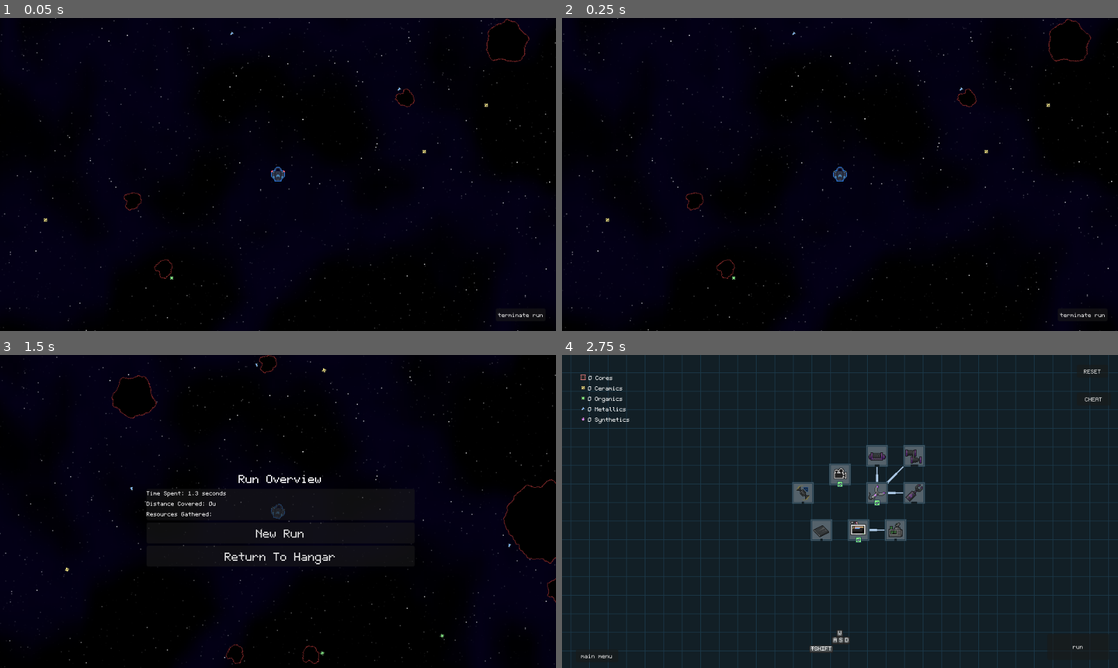
Above: before the commit, frames 1-4 (two rows, left to right).
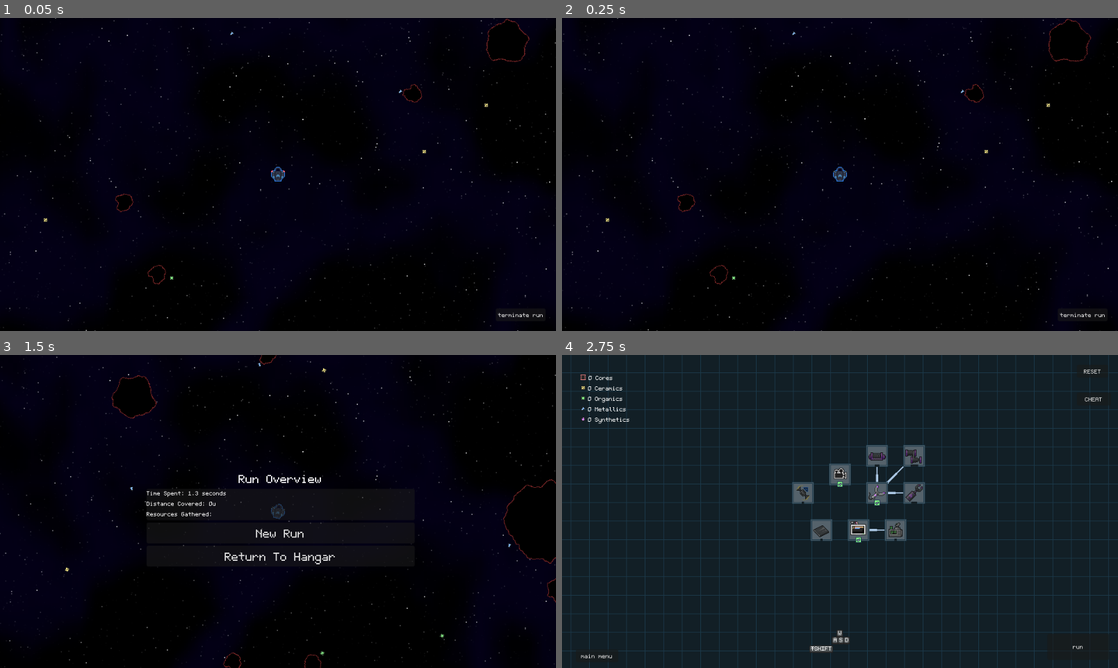
Above: after the commit, the same moments.

Repository: A5TR0spud/asterdrift_redshift
Game: Godot game, scene res://Scenes/World/World.tscn
The game is run twice, just before and just after one commit, with the same random seed, the same clock (stepped at 60 frames per second) and the same inputs. This scene is started directly instead of the project's main scene.
Inputs (mouse positions are in pixels of both pictures, inside the frame that each line leads up to):
- Up to frame 1 (0.05 s): no input
- Up to frame 2 (0.25 s): no input
- Up to frame 3 (1.5 s): move the mouse to (400, 495) at 0.52 s; hold E (strafe right) 0.53-1.25 s; hold Shift (boost) 0.53-1.25 s; click "terminate run" at 1.25 s
- Up to frame 4 (2.75 s): click "Return To Hangar" at 2 s

The runs differ from the first frame. In frame 1, 0.2% of the frame differs, in the area x 20-76%, y 21-86%; in frame 2, 0.2%; in frame 3, 0.2%; in frame 4, nothing differs.

Commit message:
WIP Station

Diff:
--- a/Scenes/Garage/Garage.tscn
+++ b/Scenes/Garage/Garage.tscn
@@ -390,9 +390,6 @@
 [node name="Outline" parent="Player/ShipVisuals" index="4"]
 modulate = Color(0.2, 0.545098, 1, 1)
 
-[node name="Blinkers" parent="Player/ShipVisuals" index="5"]
-self_modulate = Color(1, 0, 0, 1)
-
 [node name="ArmSprite" parent="Player/Manipulator/BaseSprite" index="0"]
 self_modulate = Color(0.211765, 0.239216, 0.321569, 1)
 
--- a/Scenes/Hangar/hangar.tscn
+++ b/Scenes/Hangar/hangar.tscn
@@ -68,6 +68,7 @@
 [ext_resource type="Texture2D" uid="uid://c6ij8htsqiq6t" path="res://Assets/Hangar/Upgrades/BERTHA.png" id="48_h3qmq"]
 [ext_resource type="Texture2D" uid="uid://b5f6s2l1gbwj1" path="res://Assets/Hangar/Upgrades/SplitBay.png" id="49_05lkl"]
 [ext_resource type="Texture2D" uid="uid://cuj3o7e7acbec" path="res://Assets/Hangar/Upgrades/Hydroponics.png" id="49_ygbwp"]
+[ext_resource type="Texture2D" uid="uid://c7eg2xak1fh20" path="res://Assets/Hangar/Upgrades/MassDriver.png" id="50_emct2"]
 [ext_resource type="Texture2D" uid="uid://dij5wogx1t380" path="res://Assets/Hangar/Upgrades/Processor.png" id="52_8wr0w"]
 [ext_resource type="Texture2D" uid="uid://d2bgho5pxcpjj" path="res://Assets/Hangar/Upgrades/CursorOverride.png" id="53_3ch7m"]
 [ext_resource type="Texture2D" uid="uid://cc5r121ta6sp3" path="res://Assets/Hangar/Upgrades/Combustor.png" id="53_hxchu"]
@@ -90,6 +91,7 @@
 [ext_resource type="Texture2D" uid="uid://bh25gstmcr01g" path="res://Assets/Hangar/Upgrades/SwiftAssembler.png" id="76_1obe8"]
 [ext_resource type="Texture2D" uid="uid://cld13ua4o7qj1" path="res://Assets/Hangar/Upgrades/CoreForge.png" id="76_awfuo"]
 [ext_resource type="Texture2D" uid="uid://cdn0o53tq707s" path="res://Assets/Hangar/Upgrades/Press.png" id="77_x60do"]
+[ext_resource type="Texture2D" uid="uid://ckfhwuum7la0y" path="res://Assets/Hangar/Upgrades/BorealisStation.png" id="91_xsyma"]
 
 [sub_resource type="Resource" id="Resource_cv8oa"]
 resource_local_to_scene = true
@@ -436,6 +438,15 @@
 Organics = 20
 Components = 0
 
+[sub_resource type="Resource" id="Resource_qlukr"]
+resource_local_to_scene = true
+script = ExtResource("4_fiej8")
+Metals = 0
+Ceramics = 0
+Synthetics = 64
+Organics = 0
+Components = 0
+
 [sub_resource type="Resource" id="Resource_cber5"]
 resource_local_to_scene = true
 script = ExtResource("4_fiej8")
@@ -813,6 +824,15 @@
 Synthetics = 0
 Organics = 1
 Components = 0
+
+[sub_resource type="Resource" id="Resource_cv1xp"]
+resource_local_to_scene = true
+script = ExtResource("4_fiej8")
+Metals = 128
+Ceramics = 128
+Synthetics = 128
+Organics = 128
+Components = 4
 
 [node name="Hangar" type="Node2D"]
 script = ExtResource("1_pl6hy")
@@ -1395,6 +1415,18 @@
 SPRITE = ExtResource("49_05lkl")
 PARENT_UPGRADE = NodePath("../BiggerBay")
 Cost = SubResource("Resource_5sb37")
+
+[node name="MassDriver" parent="Camera2D/TechTree/TopRight" node_paths=PackedStringArray("PARENT_UPGRADE", "REQUIRED_UPGRADES") instance=ExtResource("4_r883k")]
+position = Vector2(384, -80)
+NAME = "Mass Driver"
+DESCRIPTION = "Whenever a resource reaches its cap,
+launches a package carrying the bay
+resources of that type to the station."
+INTERNAL_NAME = "MassDriver"
+SPRITE = ExtResource("50_emct2")
+PARENT_UPGRADE = NodePath("../SplitBay")
+REQUIRED_UPGRADES = [NodePath("../../BottomRight/Station")]
+Cost = SubResource("Resource_qlukr")
 
 [node name="BottomLeft" type="Node2D" parent="Camera2D/TechTree"]
 
@@ -1918,6 +1950,16 @@
 PRE_BOUGHT = true
 Cost = SubResource("Resource_qruf7")
 
+[node name="Station" parent="Camera2D/TechTree/BottomRight" node_paths=PackedStringArray("PARENT_UPGRADE") instance=ExtResource("4_r883k")]
+position = Vector2(96, 96)
+NAME = "Borealis Station"
+DESCRIPTION = "Deploy a protective station at run start.
+Doesn't do a whole lot on its own."
+INTERNAL_NAME = "Borealis"
+SPRITE = ExtResource("91_xsyma")
+PARENT_UPGRADE = NodePath("../LookAhead")
+Cost = SubResource("Resource_cv1xp")
+
 [connection signal="pressed" from="CanvasLayer/Control/run" to="CanvasLayer/Control" method="_on_run_pressed"]
 [connection signal="pressed" from="CanvasLayer/Control/main menu" to="CanvasLayer/Control" method="_on_main_menu_pressed"]
 [connection signal="pressed" from="CanvasLayer/Control/RESET" to="Camera2D/TechTree" method="_on_reset_pressed"]
--- a/Scenes/Menus/options.gd
+++ b/Scenes/Menus/options.gd
@@ -46,10 +46,12 @@
 	var i: int = 2
 	var fakeSize: Vector2 = newSize
 	while fakeSize.x > 1280:
+		@warning_ignore("integer_division")
 		fakeSize.x = newSize.x / i
 		i += 1
 	i = 2
 	while fakeSize.y > 720:
+		@warning_ignore("integer_division")
 		fakeSize.y = newSize.y / i
 		i += 1
 	newSize = fakeSize
--- a/Scenes/Player/Player.tscn
+++ b/Scenes/Player/Player.tscn
@@ -196,6 +196,7 @@
 rotation = -1.5708
 disable_mode = 2
 collision_layer = 2
+collision_mask = 3
 collision_priority = 2.0
 can_sleep = false
 continuous_cd = 2
--- a/Scenes/Player/player.gd
+++ b/Scenes/Player/player.gd
@@ -184,12 +184,12 @@
 
 
 		if Input.is_action_pressed("boost") && UpgradesManager.Load("Booster") > 0:
-			_BonusMaxSpeedFromBoost += 64 * delta
+			_BonusMaxSpeedFromBoost += 128.0 * delta
 			if _BonusMaxSpeedFromBoost > 192:
 				_BonusMaxSpeedFromBoost = 192
 			apply_force(Vector2(128, 0).rotated(rotation))
 		elif _BonusMaxSpeedFromBoost > 0:
-			_BonusMaxSpeedFromBoost -= 64 * delta
+			_BonusMaxSpeedFromBoost -= 128.0 * delta
 			if _BonusMaxSpeedFromBoost < 0:
 				_BonusMaxSpeedFromBoost = 0
 
--- a/Scenes/World/Decoration/asteroid.gd
+++ b/Scenes/World/Decoration/asteroid.gd
@@ -7,6 +7,7 @@
 		return SIZE
 	set(value):
 		SIZE = clampi(value, 1, 12)
+		Radius = 8 + SIZE * 7
 		if is_node_ready():
 			_reload()
 
--- a/Scenes/World/Decoration/asteroid.tscn
+++ b/Scenes/World/Decoration/asteroid.tscn
@@ -39,12 +39,11 @@
 damping_max = 2.0
 damping_curve = SubResource("CurveTexture_d5t0r")
 
-[sub_resource type="CircleShape2D" id="CircleShape2D_cay7h"]
+[sub_resource type="CircleShape2D" id="CircleShape2D_0kvfy"]
 radius = 43.0
 
 [node name="Asteroid" type="RigidBody2D"]
-collision_layer = 53
-collision_mask = 7
+collision_mask = 15
 input_pickable = true
 mass = 140.0
 gravity_scale = 0.0
--- a/Scenes/World/World.tscn
+++ b/Scenes/World/World.tscn
@@ -1,10 +1,14 @@
-[gd_scene load_steps=53 format=3 uid="uid://depkd23s70wtg"]
+[gd_scene load_steps=58 format=3 uid="uid://depkd23s70wtg"]
 
 [ext_resource type="Script" path="res://Scenes/World/world.gd" id="1_1esw0"]
 [ext_resource type="PackedScene" uid="uid://dkounxxjgekmy" path="res://Scenes/Player/Player.tscn" id="1_83k77"]
+[ext_resource type="Script" path="res://Scenes/World/station.gd" id="3_a1u38"]
+[ext_resource type="Texture2D" uid="uid://bcedmvoa4i0lx" path="res://Assets/Ships/Station/Station.png" id="3_ag1d4"]
 [ext_resource type="Script" path="res://Scenes/Player/camera.gd" id="3_jlwng"]
+[ext_resource type="Script" path="res://Scenes/World/station_sprite.gd" id="4_7rpfa"]
 [ext_resource type="PackedScene" uid="uid://dl5fg1ej0bimi" path="res://Scenes/Utilities/ResourceScore/resource_counter.tscn" id="5_op3xx"]
 [ext_resource type="Script" path="res://Scenes/World/stats_panel.gd" id="5_ukl6o"]
+[ext_resource type="Texture2D" uid="uid://dq86rb3g5ph65" path="res://Assets/Ships/Station/MassDriverReceiver.png" id="6_0k340"]
 [ext_resource type="Shader" path="res://Shaders/SweepRotateUV.gdshader" id="7_7w45e"]
 [ext_resource type="Script" path="res://Statics/Materials.gd" id="7_m8q4m"]
 [ext_resource type="Shader" uid="uid://chvdu88j36ex3" path="res://Shaders/StarryNight.tres" id="8_17e2r"]
@@ -20,6 +24,9 @@
 [ext_resource type="Script" path="res://Scenes/World/notifactions_manager.gd" id="16_0jwnj"]
 [ext_resource type="FontFile" uid="uid://bj06oub24ay2o" path="res://Assets/Font/Aster.ttf" id="18_daekn"]
 
+[sub_resource type="CircleShape2D" id="CircleShape2D_5h2dj"]
+radius = 256.0
+
 [sub_resource type="ShaderMaterial" id="ShaderMaterial_jbiqx"]
 shader = ExtResource("8_17e2r")
 shader_parameter/SpeedScaling = Vector2(1, 1)
@@ -158,10 +165,12 @@
 expand_margin_top = 1.0
 expand_margin_bottom = 2.0
 
-[sub_resource type="StyleBoxEmpty" id="StyleBoxEmpty_5gh0c"]
+[sub_resource type="StyleBoxEmpty" id="StyleBoxEmpty_ymerp"]
 
 [sub_resource type="StyleBoxFlat" id="StyleBoxFlat_goukx"]
 bg_color = Color(0.878431, 0.541176, 1, 1)
+border_width_right = 1
+border_color = Color(0.486275, 0.219608, 0.760784, 1)
 expand_margin_top = 1.0
 expand_margin_bottom = 2.0
 anti_aliasing = false
@@ -169,25 +178,27 @@
 [sub_resource type="StyleBoxFlat" id="StyleBoxFlat_67r75"]
 bg_color = Color(0.541176, 0.760784, 1, 1)
 border_width_right = 1
-border_color = Color(0, 0, 0, 0.498039)
+border_color = Color(0.239216, 0.458824, 0.815686, 1)
 corner_detail = 1
 expand_margin_top = 1.0
 expand_margin_bottom = 2.0
 anti_aliasing = false
 
 [sub_resource type="StyleBoxFlat" id="StyleBoxFlat_avs6u"]
+content_margin_right = 0.0
 bg_color = Color(0.541176, 1, 0.545098, 1)
 border_width_right = 1
-border_color = Color(0, 0, 0, 0.498039)
+border_color = Color(0.0705882, 0.509804, 0.192157, 1)
 corner_detail = 1
 expand_margin_top = 1.0
 expand_margin_bottom = 2.0
 anti_aliasing = false
 
 [sub_resource type="StyleBoxFlat" id="StyleBoxFlat_55734"]
+content_margin_right = 0.0
 bg_color = Color(1, 0.941176, 0.541176, 1)
 border_width_right = 1
-border_color = Color(0, 0, 0, 0.498039)
+border_color = Color(0.85098, 0.45098, 0.415686, 1)
 corner_detail = 1
 expand_margin_top = 1.0
 expand_margin_bottom = 2.0
@@ -219,6 +230,28 @@
 Cores = 1
 InitialAsteroids = 720
 InitialComets = 0
+
+[node name="Station" type="StaticBody2D" parent="DecorationSpawner"]
+z_index = -4096
+z_as_relative = false
+collision_layer = 8
+collision_mask = 0
+constant_angular_velocity = 0.10472
+script = ExtResource("3_a1u38")
+
+[node name="CollisionShape2D" type="CollisionShape2D" parent="DecorationSpawner/Station"]
+shape = SubResource("CircleShape2D_5h2dj")
+debug_color = Color(0, 0.6, 0.701961, 0)
+
+[node name="StationSprite" type="Sprite2D" parent="DecorationSpawner/Station"]
+texture = ExtResource("3_ag1d4")
+script = ExtResource("4_7rpfa")
+
+[node name="MassDriver" type="Node2D" parent="DecorationSpawner/Station/StationSprite"]
+position = Vector2(-250, 0)
+
+[node name="MassDriverSprite" type="Sprite2D" parent="DecorationSpawner/Station/StationSprite/MassDriver"]
+texture = ExtResource("6_0k340")
 
 [node name="Player" parent="." instance=ExtResource("1_83k77")]
 z_index = 100
@@ -579,30 +612,38 @@
 
 [node name="SynthCap" type="ProgressBar" parent="CanvasLayer/Control/Resources/Inventory/Run/Caps"]
 layout_mode = 2
-theme_override_styles/background = SubResource("StyleBoxEmpty_5gh0c")
+theme_override_styles/background = SubResource("StyleBoxEmpty_ymerp")
 theme_override_styles/fill = SubResource("StyleBoxFlat_goukx")
-value = 60.66
+max_value = 4.0
+step = 1.0
+value = 4.0
 show_percentage = false
 
 [node name="MetalCap" type="ProgressBar" parent="CanvasLayer/Control/Resources/Inventory/Run/Caps"]
 layout_mode = 2
-theme_override_styles/background = SubResource("StyleBoxEmpty_5gh0c")
+theme_override_styles/background = SubResource("StyleBoxEmpty_ymerp")
 theme_override_styles/fill = SubResource("StyleBoxFlat_67r75")
-value = 41.76
+max_value = 4.0
+step = 1.0
+value = 3.0
 show_percentage = false
 
 [node name="OrganCap" type="ProgressBar" parent="CanvasLayer/Control/Resources/Inventory/Run/Caps"]
 layout_mode = 2
-theme_override_styles/background = SubResource("StyleBoxEmpty_5gh0c")
+theme_override_styles/background = SubResource("StyleBoxEmpty_ymerp")
 theme_override_styles/fill = SubResource("StyleBoxFlat_avs6u")
-value = 24.39
+max_value = 4.0
+step = 1.0
+value = 2.0
 show_percentage = false
 
 [node name="CeramCap" type="ProgressBar" parent="CanvasLayer/Control/Resources/Inventory/Run/Caps"]
 layout_mode = 2
-theme_override_styles/background = SubResource("StyleBoxEmpty_5gh0c")
+theme_override_styles/background = SubResource("StyleBoxEmpty_ymerp")
 theme_override_styles/fill = SubResource("StyleBoxFlat_55734")
-value = 11.22
+max_value = 4.0
+step = 1.0
+value = 1.0
 show_percentage = false
 
 [node name="ResourceCounter" parent="CanvasLayer/Control/Resources/Inventory/Run" instance=ExtResource("5_op3xx")]
--- a/Scenes/World/decoration_spawner.gd
+++ b/Scenes/World/decoration_spawner.gd
@@ -74,12 +74,12 @@
 	var pos : Vector2 = Vector2.ZERO
 	pos.x = randf_range(-5000, 5000)
 	pos.y = randf_range(-5000, 5000)
-	if pos.length() < 256:
-		pos = pos.normalized() * 256
-	instance.global_position = pos
-
 	var size = min(randi_range(1, 12), randi_range(1, 12))
 	instance.SIZE = size
+
+	if pos.length() < 256 + instance.Radius:
+		pos = pos.normalized() * (256 + instance.Radius)
+	instance.global_position = pos
 
 	var x = randf() * randf() * randf_range(-64, 64)
 	var y = randf() * randf() * randf_range(-64, 64)
--- /dev/null
+++ b/Scenes/World/station.gd
@@ -0,0 +1,11 @@
+extends StaticBody2D
+
+func _ready():
+	if Engine.is_editor_hint():
+		return
+	rotation_degrees = 12.5
+	if UpgradesManager.Load("Borealis") < 1:
+		hide()
+		queue_free()
+	else:
+		show()
--- /dev/null
+++ b/Scenes/World/station_sprite.gd
@@ -0,0 +1,5 @@
+extends Sprite2D
+
+
+func _process(delta):
+	rotation += $"..".constant_angular_velocity * delta
--- a/Scenes/World/world.gd
+++ b/Scenes/World/world.gd
@@ -189,7 +189,7 @@
 
 func _on_player_bounds_body_exited(body):
 	if body is PlayerClass:
-		for child: Entity in DecorationSpawner.get_children():
+		for child: Node2D in DecorationSpawner.get_children():
 			child.global_position = child.global_position - Player.global_position
 		_oldPos -= Player.global_position
 		Player.global_position = Vector2.ZERO
--- a/Statics/RunHandler.gd
+++ b/Statics/RunHandler.gd
@@ -30,6 +30,7 @@
 	r += UpgradesManager.Load("BiggerBay") * 20
 	r += UpgradesManager.Load("BERTHA") * 30
 	if UpgradesManager.LoadIsEnabled("SplitBay"):
+		@warning_ignore("integer_division")
 		r = maxi(r / 2, 5)
 	return r
 
--- a/project.godot
+++ b/project.godot
@@ -120,6 +120,7 @@
 2d_physics/layer_1="Solid Collision"
 2d_physics/layer_2="Player Collision"
 2d_physics/layer_3="Resource Collision"
+2d_physics/layer_4="Station"
 
 [physics]
 
Binary file added: Assets/Hangar/Resources/Core2.png
Not shown, changed: Assets/Hangar/Resources/Core2.png.import
Binary file added: Assets/Hangar/Resources/Core3.png
Renamed: Assets/Ships/Upgrades/Bell.png -> Assets/Hangar/Upgrades/Bell.png
Not shown, changed: Assets/Hangar/Upgrades/Bell.png.import
Binary file added: Assets/Hangar/Upgrades/BorealisStation.png
Not shown, changed: Assets/Hangar/Upgrades/BorealisStation.png.import
Binary file added: Assets/Hangar/Upgrades/MassDriver.png
Not shown, changed: Assets/Hangar/Upgrades/MassDriver.png.import
Binary file changed: Assets/Hangar/Upgrades/SplitBay.png
Binary file removed: Assets/Hangar/Upgrades/TargetPriorityApproaching.png
Binary file removed: Assets/Hangar/Upgrades/TargetPriorityDiverging.png
(and 13 more such lines)
